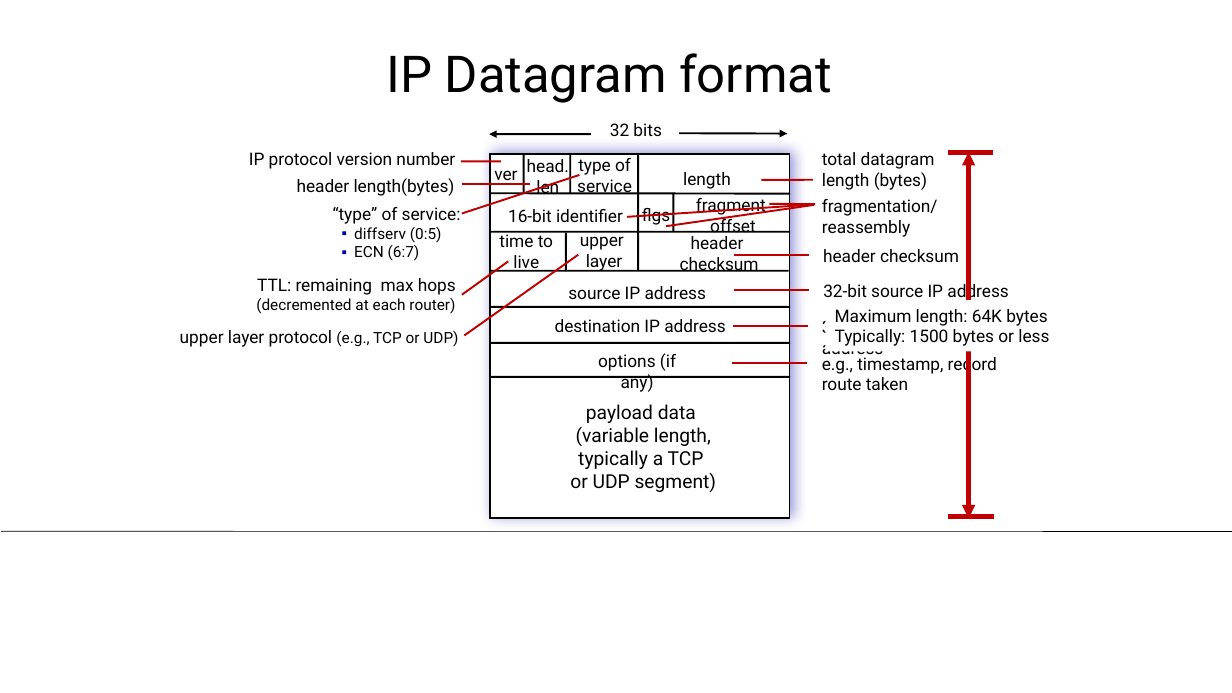
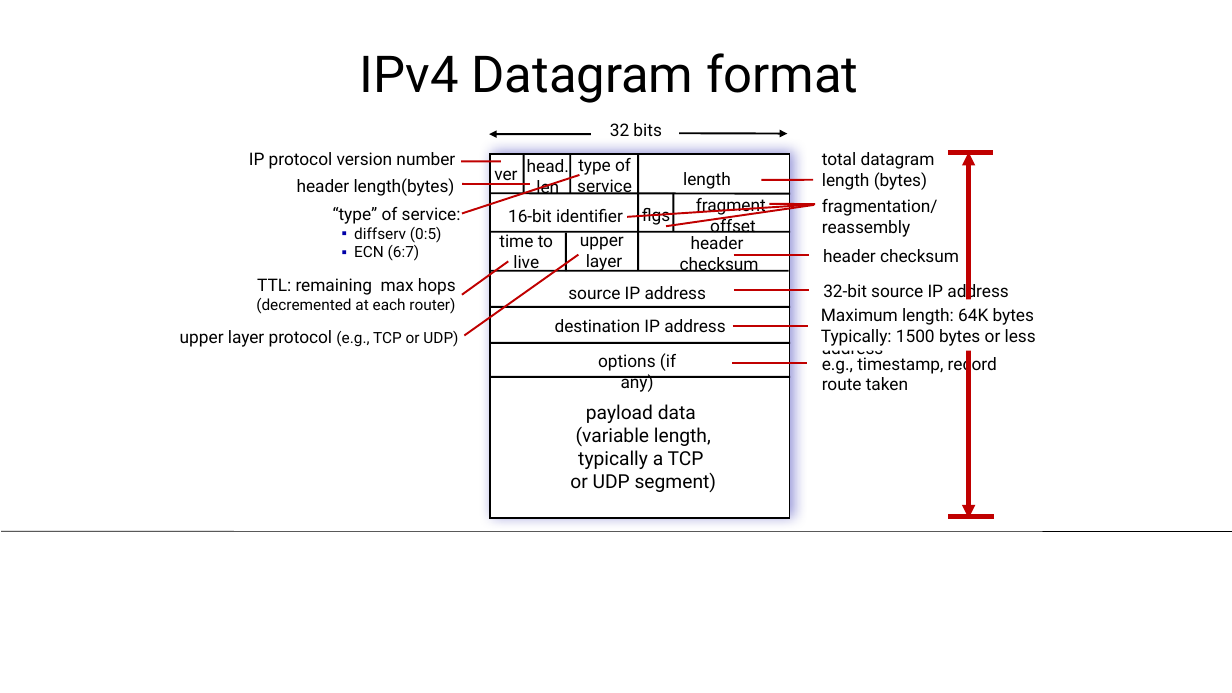
Before and after one commit to anayy09/CS425-Computer-Networks, a slide deck: slide 3 of Lecture Slides/Module24_Network_Layer_IPv4.pptx. Drawn at 1232x693 pixels with LibreOffice and Linux fonts; fonts in the diff are those of the drawing. Boxes give left, top, right and bottom in pixels: in the first picture for what was removed or moved away, otherwise in the second. Text is boxed around its words. In the diff, an @@ line names an element or a change of style, - is before the commit and + after.

Commit message:
Lecture Slides

```diff
--- a/Lecture Slides/Module24_Network_Layer_IPv4.pptx
+++ b/Lecture Slides/Module24_Network_Layer_IPv4.pptx
@@ title at (x1=360, y1=53, x2=859, y2=103): text changed @@
-IP Datagram format
+IPv4 Datagram format
@@ text "Maximum length: 64K bytes" moved from (x1=835, y1=309, x2=1049, y2=346) to (x1=821, y1=308, x2=1034, y2=346) @@
```
Also in this commit, not shown: 10 other files.
